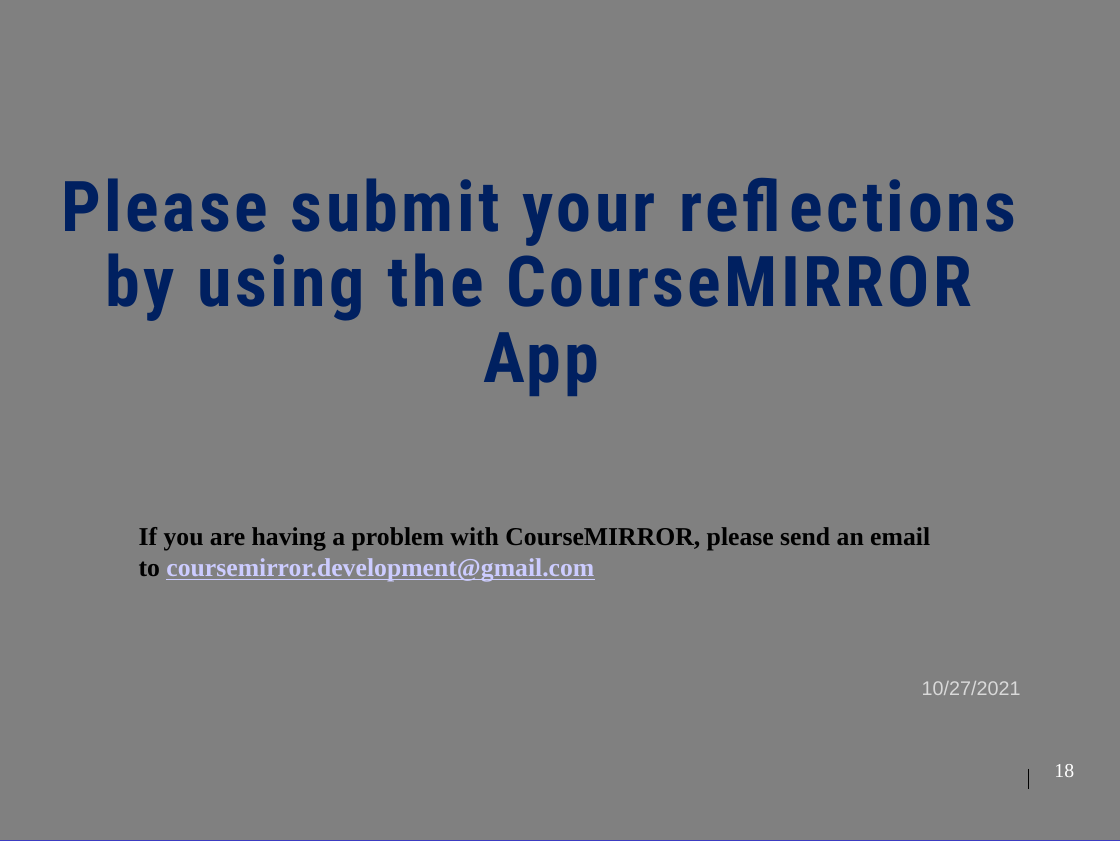
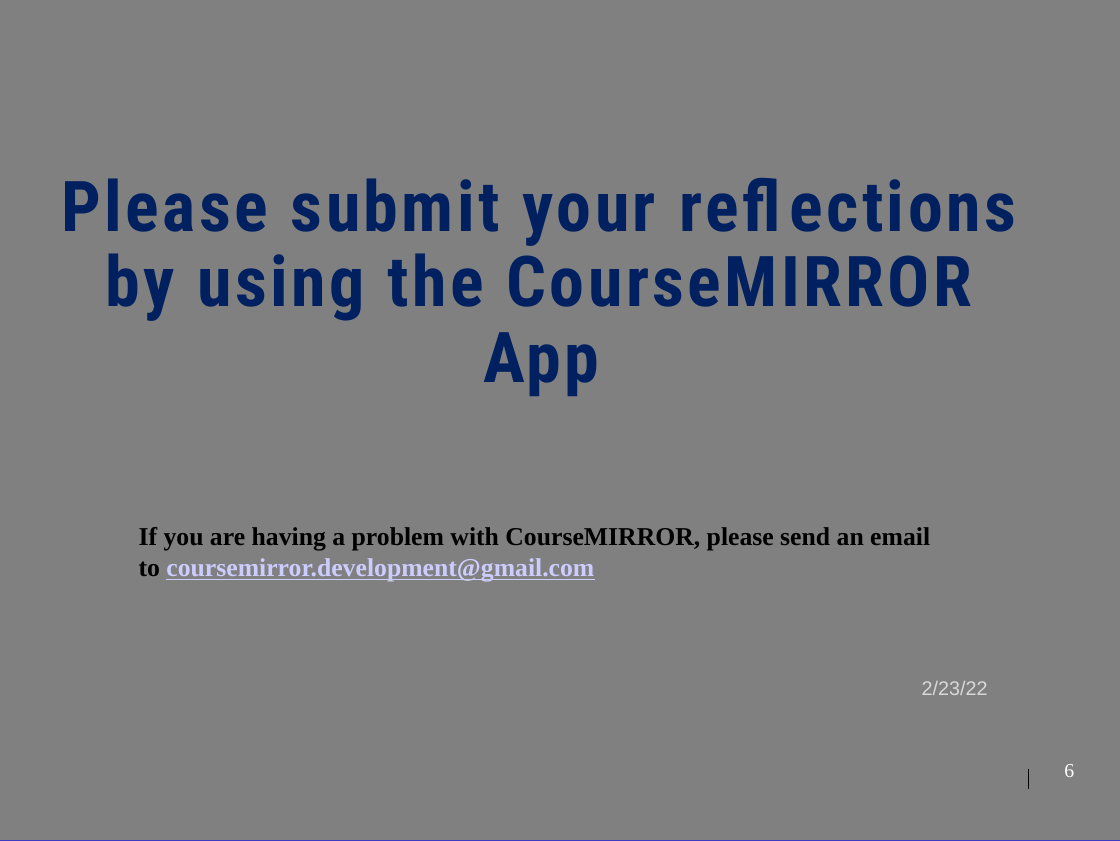
Before and after one commit to cs1501-2224/handouts, a slide deck: slide 6 of DraftSlides/Lecture14.pptx (slide 18 before the commit). Drawn at 1120x841 pixels with LibreOffice and Linux fonts; fonts in the diff are those of the drawing; background and template pictures are left out. Boxes give left, top, right and bottom in pixels: in the first picture for what was removed or moved away, otherwise in the second. Text is boxed around its words. In the diff, an @@ line names an element or a change of style, - is before the commit and + after.

Commit message:
Lecture 12

```diff
--- a/DraftSlides/Lecture14.pptx
+++ b/DraftSlides/Lecture14.pptx
@@ text at (x1=922, y1=681, x2=988, y2=695): text changed @@
-10/27/2021
+2/23/22
@@ page number at (x1=1064, y1=764, x2=1074, y2=777): text changed @@
-18
+6
```
Also in this commit, not shown: 12 slides removed, 3 other files.
